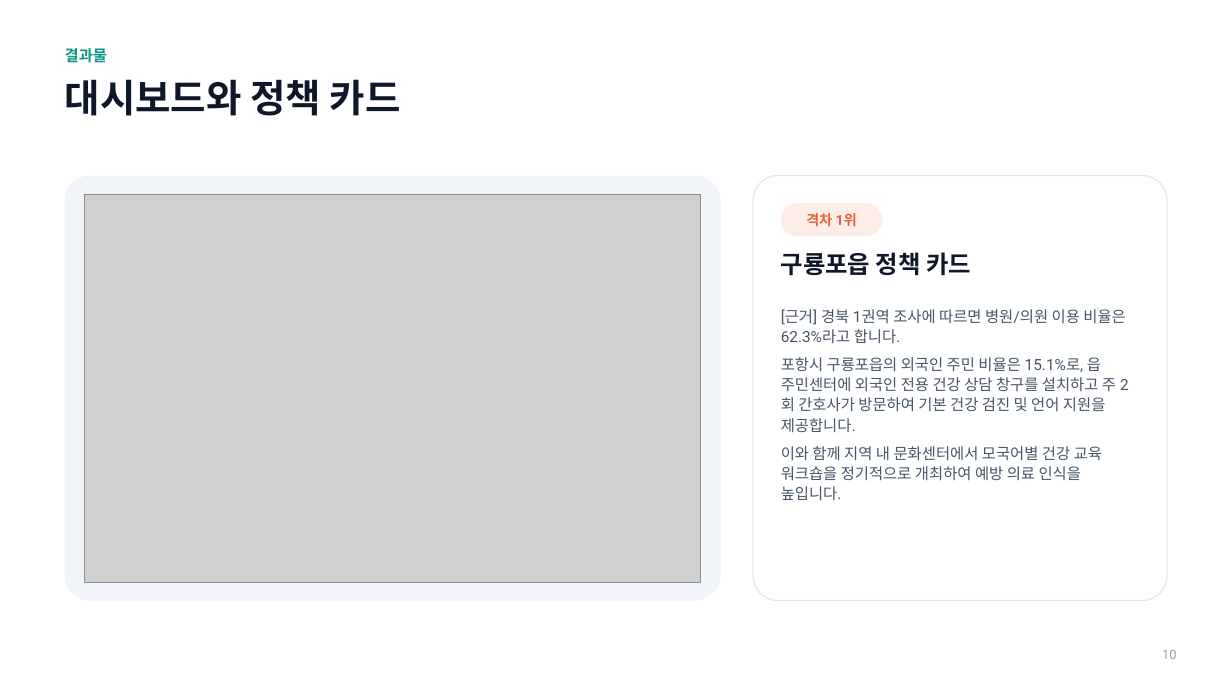
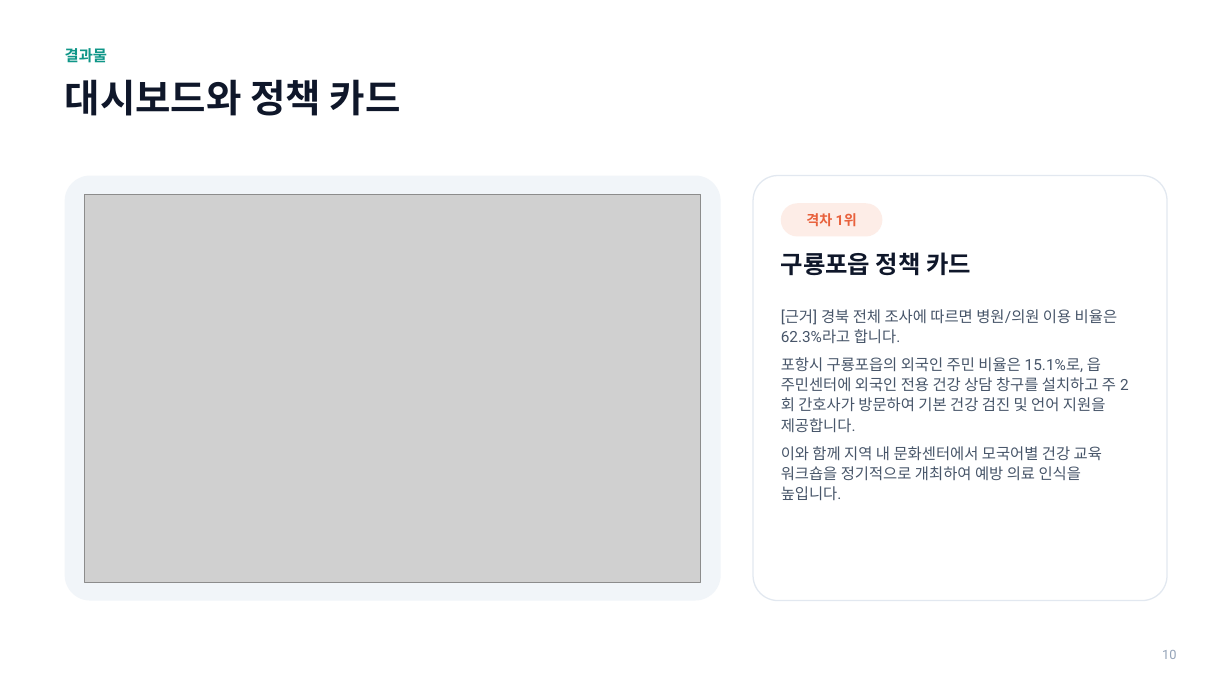
Before and after one commit to yechan-7942/2026_SW_festival, a slide deck: slide 10 of outputs/presentation_final.pptx. Drawn at 1232x693 pixels with LibreOffice and Linux fonts; fonts in the diff are those of the drawing; grey boxes stand for pictures. Boxes give left, top, right and bottom in pixels: in the first picture for what was removed or moved away, otherwise in the second. Text is boxed around its words. In the diff, an @@ line names an element or a change of style, - is before the commit and + after.

```diff
--- a/outputs/presentation_final.pptx
+++ b/outputs/presentation_final.pptx
@@ text at (781,309,1117,343): text changed @@
-[근거] 경북 1권역 조사에 따르면 병원/의원 이용 비율은 62.3%라고 합니다.
+[근거] 경북 전체 조사에 따르면 병원/의원 이용 비율은 62.3%라고 합니다.
```
Also in this commit, not shown: 3 other slides changed, 27 other files.
